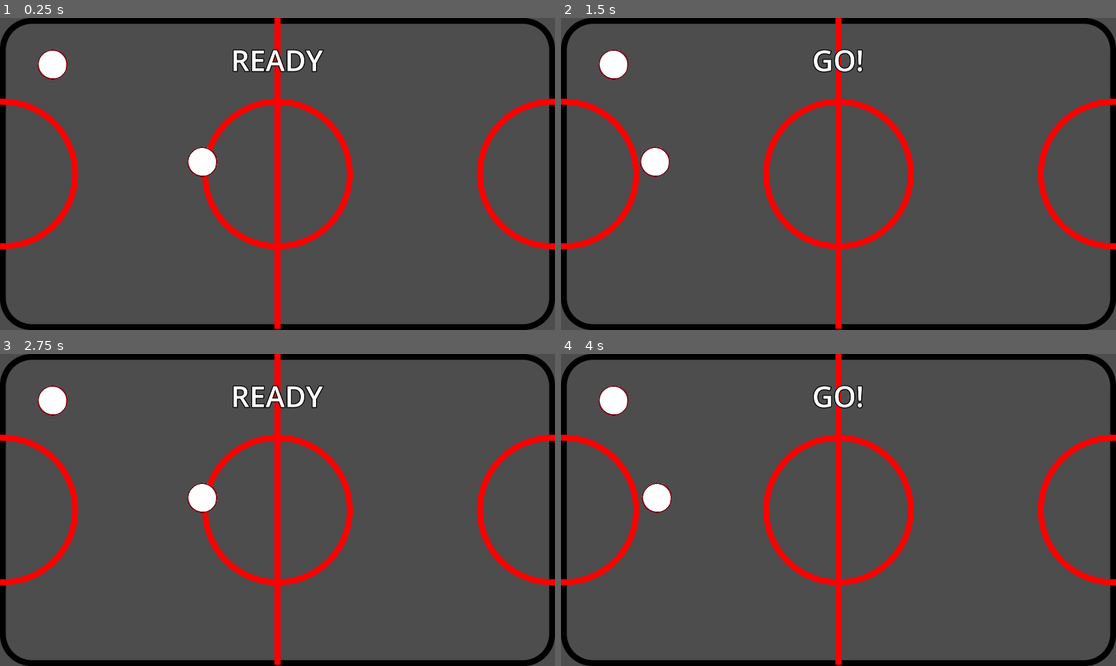
Above: before the commit, frames 1-4 (two rows, left to right).
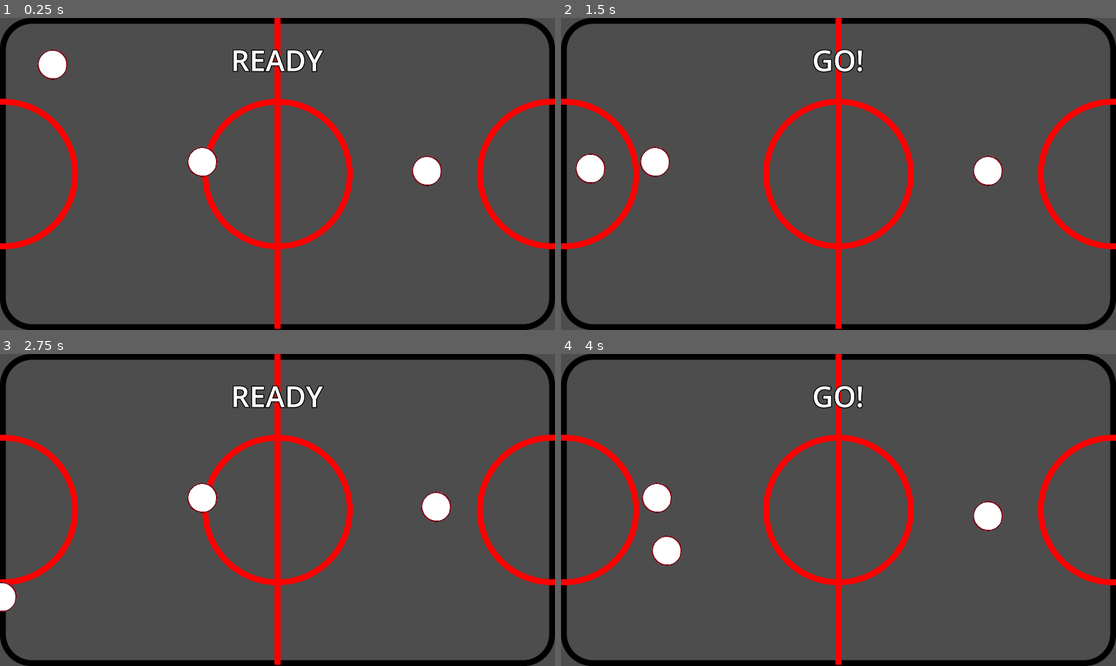
Above: after the commit, the same moments.

Repository: SingleArity/CoffeeTableAirHockey
Game: Godot game, scene res://Scenes/Game.tscn
The game is run twice, just before and just after one commit, with the same random seed, the same clock (stepped at 60 frames per second) and the same inputs.
Inputs:
- Up to frame 1 (0.25 s): no input
- Up to frame 2 (1.5 s): tap Enter (ui_accept) at 0.5, 0.77, 1.07 s; hold G (move_right, bound only after the commit) 0.53-1.28 s; hold J (power, bound only before the commit) 0.53-1.28 s; tap K (block, bound only after the commit) at 0.6 s; hold F (move_back, bound only after the commit) from 1.28 s (still down); tap J (power, bound only before the commit) at 1.35 s
- Up to frame 3 (2.75 s): tap Enter (ui_accept) at 1.52, 1.82 s; tap V (block_p2, bound only after the commit) at 1.55, 2.1 s; release F (move_back, bound only after the commit) at 2.03 s; hold G (move_right, bound only after the commit) from 2.03 s (still down); tap Down (move_back_p2, bound only after the commit) at 2.3 s
- Up to frame 4 (4 s): release G (move_right, bound only after the commit) at 2.78 s; hold R (move_forward, bound only after the commit) 2.78-3.53 s; tap Down (move_back_p2, bound only after the commit) at 2.85 s; tap Enter (ui_accept) at 3.02, 3.32, 3.77 s; tap Up (move_forward_p2, bound only after the commit) at 3.05, 3.6 s; hold D (move_left, bound only after the commit) from 3.53 s (still down); tap Left (move_left_p2, bound only after the commit) at 3.8 s

The runs differ from the first frame. In frame 1, 0.4% of the frame differs, in the area x 74-80%, y 44-54%; in frame 2, 1.2%, in the area x 2-80%, y 10-54%; in frame 3, 1.1%; in frame 4, 1.2%.

Commit message:
basic prototype 1 w/ input maps for controller input

Diff:
--- a/Scenes/Game.tscn
+++ b/Scenes/Game.tscn
@@ -137,6 +137,7 @@
 position = Vector2(182, 163)
 script = ExtResource("4_ru7yk")
 chevron_scene = ExtResource("7_f6tdj")
+max_x = 960
 
 [node name="AnimatedSprite2D" type="AnimatedSprite2D" parent="Mallet_P1"]
 sprite_frames = SubResource("SpriteFrames_iesco")
@@ -147,9 +148,34 @@
 [node name="Chevrons" type="Node2D" parent="Mallet_P1"]
 
 [node name="PowerTimer" type="Timer" parent="Mallet_P1"]
+wait_time = 0.5
 
 [node name="CooldownTimer" type="Timer" parent="Mallet_P1"]
 wait_time = 2.0
 
+[node name="Mallet_P2" type="AnimatableBody2D" parent="."]
+position = Vector2(1477, 531)
+script = ExtResource("4_ru7yk")
+chevron_scene = ExtResource("7_f6tdj")
+min_x = 960
+max_x = 1920
+player = 1
+
+[node name="AnimatedSprite2D" type="AnimatedSprite2D" parent="Mallet_P2"]
+sprite_frames = SubResource("SpriteFrames_iesco")
+
+[node name="CollisionShape2D" type="CollisionShape2D" parent="Mallet_P2"]
+shape = SubResource("CircleShape2D_xndx3")
+
+[node name="Chevrons" type="Node2D" parent="Mallet_P2"]
+
+[node name="PowerTimer" type="Timer" parent="Mallet_P2"]
+wait_time = 0.5
+
+[node name="CooldownTimer" type="Timer" parent="Mallet_P2"]
+wait_time = 2.0
+
 [connection signal="timeout" from="Mallet_P1/PowerTimer" to="Mallet_P1" method="_on_power_timer_timeout"]
 [connection signal="timeout" from="Mallet_P1/CooldownTimer" to="Mallet_P1" method="_on_cooldown_timer_timeout"]
+[connection signal="timeout" from="Mallet_P2/PowerTimer" to="Mallet_P2" method="_on_power_timer_timeout"]
+[connection signal="timeout" from="Mallet_P2/CooldownTimer" to="Mallet_P2" method="_on_cooldown_timer_timeout"]
--- a/Scripts/bounce_movement.gd
+++ b/Scripts/bounce_movement.gd
@@ -1,4 +1,6 @@
 extends Node2D
+
+const MAX_VELOCITY = 100
 
 var velocity = Vector2.ZERO
 var speed = 200
@@ -17,6 +19,9 @@
 	if collision_info:
 		velocity = velocity.bounce(collision_info.get_normal())
 
+func _integrate_forces(state):
+	state.linear_velocity = state.linear_velocity.limit_length(MAX_VELOCITY)
+
 func _start():
 	# Reset position and velocity when the game starts
 	var angle = PI # randf_range(0, 2 * PI)
--- a/Scripts/mallet.gd
+++ b/Scripts/mallet.gd
@@ -2,8 +2,14 @@
 
 const MOVE_SPEED_NORMAL = 8
 const MOVE_SPEED_POWER = 3
+const MAX_POWER_LVL = 5
 
 @export var chevron_scene: PackedScene
+
+@export var min_x: int
+@export var max_x: int
+
+@export var player: int
 
 var can_control = true
 var move_vertical = Input.get_joy_axis(0,JOY_AXIS_LEFT_X)
@@ -15,12 +21,23 @@
 var power_lvl = 0
 var spin
 
-var kb_input = false
+var kb_input = true
+
+var current_input_map
+#currently arrays, should be dicts, so we can just reference input by name
+var input_map_p1 = ["move_left","move_right","move_forward","move_back","power","block"]
+var input_map_p2 = ["move_right_p2","move_left_p2","move_back_p2","move_forward_p2","power_p2","block_p2"]
 
 # Called when the node enters the scene tree for the first time.
 func _ready() -> void:
+	if(player == 0):
+		current_input_map = input_map_p1
+	elif(player == 1):
+		current_input_map = input_map_p2
 	pass # Replace with function body.
 
+func _input(event: InputEvent) -> void:
+	print(event.device)
 
 # Called every frame. 'delta' is the elapsed time since the previous frame.
 func _process(delta: float) -> void:
@@ -30,19 +47,19 @@
 	move_vertical = Input.get_joy_axis(0,JOY_AXIS_LEFT_X)
 	move_horizontal = Input.get_joy_axis(0,JOY_AXIS_LEFT_Y)
 	if(kb_input):
-		move_vertical = Input.get_axis("move_left","move_right")
-		move_horizontal = Input.get_axis("move_forward","move_back")
+		move_vertical = Input.get_axis(current_input_map[0],current_input_map[1])
+		move_horizontal = Input.get_axis(current_input_map[2],current_input_map[3])
 
-	power_is_held = Input.is_action_pressed("power")
+	power_is_held = Input.is_action_pressed(current_input_map[4])
 	if(power_is_held):
 		current_move_speed = MOVE_SPEED_POWER
 	else:
 		current_move_speed = MOVE_SPEED_NORMAL
 
-	if(Input.is_action_just_pressed("power")):
+	if(Input.is_action_just_pressed(current_input_map[4])):
 		$PowerTimer.start()
 
-	if(Input.is_action_just_released("power")):
+	if(Input.is_action_just_released(current_input_map[4])):
 		if power_lvl > 0:
 			can_control = false
 			$CooldownTimer.wait_time = .3
@@ -57,8 +74,12 @@
 	#print("y: ", move_horizontal)
 
 func _physics_process(delta: float) -> void:
+	var move_amt = Vector2(move_horizontal * -1, move_vertical) * current_move_speed
+	var oob = outside_move_boundaries(move_amt)
+	if(!oob):
+		#actually move if not out of bounds
+		global_position += Vector2(move_horizontal * -1, move_vertical) * current_move_speed
 
-	global_position += Vector2(move_horizontal * -1, move_vertical) * current_move_speed
 	var move_vector = Vector2(move_horizontal * -1, move_vertical)
 	#var angle = move_vector.angle_to(Vector2(1,0))
 	var angle = rad_to_deg(move_vector.angle())
@@ -67,11 +88,19 @@
 	#print(angle)
 	$Chevrons.rotation_degrees = angle
 
+func outside_move_boundaries(move_amount):
+	if((global_position + move_amount).x > max_x ||
+	(global_position + move_amount).x < min_x ||
+	(global_position + move_amount).y < 0 ||
+	(global_position + move_amount).y > 1080):
+		return true
+
 func _on_power_timer_timeout() -> void:
-	var chev = chevron_scene.instantiate()
-	$Chevrons.add_child(chev)
-	chev.offset.x = 80 + (40 * power_lvl)
-	power_lvl += 1
+	if(power_lvl < MAX_POWER_LVL):
+		var chev = chevron_scene.instantiate()
+		$Chevrons.add_child(chev)
+		chev.offset.x = 80 + (40 * power_lvl)
+		power_lvl += 1
 
 func _on_cooldown_timer_timeout() -> void:
 	can_control = true
--- a/Scripts/signal_bus.gd
+++ b/Scripts/signal_bus.gd
@@ -11,12 +11,12 @@
 
 # Function to emit the start_play signal
 func emit_start_play() -> void:
-    emit_signal("start_play")
+	emit_signal("start_play")
 
 # Function to emit the score_updated signal
 func emit_score_updated(player_id: int) -> void:
-    emit_signal("score_updated", player_id)
+	emit_signal("score_updated", player_id)
 
 # Function to emit the lock_player signal
 func emit_lock_player(locked: bool) -> void:
-    emit_signal("lock_player", locked)
+	emit_signal("lock_player", locked)
--- a/project.godot
+++ b/project.godot
@@ -26,35 +26,75 @@
 
 [input]
 
+ui_accept={
+"deadzone": 0.5,
+"events": [Object(InputEventKey,"resource_local_to_scene":false,"resource_name":"","device":0,"window_id":0,"alt_pressed":false,"shift_pressed":false,"ctrl_pressed":false,"meta_pressed":false,"pressed":false,"keycode":4194309,"physical_keycode":0,"key_label":0,"unicode":0,"location":0,"echo":false,"script":null)
+, Object(InputEventKey,"resource_local_to_scene":false,"resource_name":"","device":0,"window_id":0,"alt_pressed":false,"shift_pressed":false,"ctrl_pressed":false,"meta_pressed":false,"pressed":false,"keycode":4194310,"physical_keycode":0,"key_label":0,"unicode":0,"location":0,"echo":false,"script":null)
+, Object(InputEventKey,"resource_local_to_scene":false,"resource_name":"","device":0,"window_id":0,"alt_pressed":false,"shift_pressed":false,"ctrl_pressed":false,"meta_pressed":false,"pressed":false,"keycode":32,"physical_keycode":0,"key_label":0,"unicode":32,"location":0,"echo":false,"script":null)
+, Object(InputEventKey,"resource_local_to_scene":false,"resource_name":"","device":-1,"window_id":0,"alt_pressed":false,"shift_pressed":false,"ctrl_pressed":false,"meta_pressed":false,"pressed":false,"keycode":0,"physical_keycode":69,"key_label":0,"unicode":101,"location":0,"echo":false,"script":null)
+, Object(InputEventKey,"resource_local_to_scene":false,"resource_name":"","device":-1,"window_id":0,"alt_pressed":false,"shift_pressed":false,"ctrl_pressed":false,"meta_pressed":false,"pressed":false,"keycode":0,"physical_keycode":50,"key_label":0,"unicode":50,"location":0,"echo":false,"script":null)
+]
+}
 move_left={
 "deadzone": 0.5,
-"events": [Object(InputEventKey,"resource_local_to_scene":false,"resource_name":"","device":0,"window_id":0,"alt_pressed":false,"shift_pressed":false,"ctrl_pressed":false,"meta_pressed":false,"pressed":false,"keycode":0,"physical_keycode":65,"key_label":0,"unicode":0,"location":0,"echo":false,"script":null)
+"events": [Object(InputEventKey,"resource_local_to_scene":false,"resource_name":"","device":-1,"window_id":0,"alt_pressed":false,"shift_pressed":false,"ctrl_pressed":false,"meta_pressed":false,"pressed":false,"keycode":0,"physical_keycode":68,"key_label":0,"unicode":100,"location":0,"echo":false,"script":null)
 ]
 }
 move_right={
 "deadzone": 0.5,
-"events": [Object(InputEventKey,"resource_local_to_scene":false,"resource_name":"","device":0,"window_id":0,"alt_pressed":false,"shift_pressed":false,"ctrl_pressed":false,"meta_pressed":false,"pressed":false,"keycode":0,"physical_keycode":68,"key_label":0,"unicode":0,"location":0,"echo":false,"script":null)
+"events": [Object(InputEventKey,"resource_local_to_scene":false,"resource_name":"","device":-1,"window_id":0,"alt_pressed":false,"shift_pressed":false,"ctrl_pressed":false,"meta_pressed":false,"pressed":false,"keycode":0,"physical_keycode":71,"key_label":0,"unicode":103,"location":0,"echo":false,"script":null)
 ]
 }
 move_forward={
 "deadzone": 0.5,
-"events": [Object(InputEventKey,"resource_local_to_scene":false,"resource_name":"","device":0,"window_id":0,"alt_pressed":false,"shift_pressed":false,"ctrl_pressed":false,"meta_pressed":false,"pressed":false,"keycode":0,"physical_keycode":87,"key_label":0,"unicode":0,"location":0,"echo":false,"script":null)
+"events": [Object(InputEventKey,"resource_local_to_scene":false,"resource_name":"","device":-1,"window_id":0,"alt_pressed":false,"shift_pressed":false,"ctrl_pressed":false,"meta_pressed":false,"pressed":false,"keycode":0,"physical_keycode":82,"key_label":0,"unicode":114,"location":0,"echo":false,"script":null)
 ]
 }
 move_back={
 "deadzone": 0.5,
-"events": [Object(InputEventKey,"resource_local_to_scene":false,"resource_name":"","device":0,"window_id":0,"alt_pressed":false,"shift_pressed":false,"ctrl_pressed":false,"meta_pressed":false,"pressed":false,"keycode":0,"physical_keycode":83,"key_label":0,"unicode":0,"location":0,"echo":false,"script":null)
+"events": [Object(InputEventKey,"resource_local_to_scene":false,"resource_name":"","device":-1,"window_id":0,"alt_pressed":false,"shift_pressed":false,"ctrl_pressed":false,"meta_pressed":false,"pressed":false,"keycode":0,"physical_keycode":70,"key_label":0,"unicode":102,"location":0,"echo":false,"script":null)
 ]
 }
 power={
 "deadzone": 0.5,
 "events": [Object(InputEventJoypadButton,"resource_local_to_scene":false,"resource_name":"","device":0,"button_index":2,"pressure":0.0,"pressed":false,"script":null)
-, Object(InputEventKey,"resource_local_to_scene":false,"resource_name":"","device":0,"window_id":0,"alt_pressed":false,"shift_pressed":false,"ctrl_pressed":false,"meta_pressed":false,"pressed":false,"keycode":0,"physical_keycode":74,"key_label":0,"unicode":0,"location":0,"echo":false,"script":null)
+, Object(InputEventKey,"resource_local_to_scene":false,"resource_name":"","device":-1,"window_id":0,"alt_pressed":false,"shift_pressed":false,"ctrl_pressed":false,"meta_pressed":false,"pressed":false,"keycode":0,"physical_keycode":83,"key_label":0,"unicode":115,"location":0,"echo":false,"script":null)
 ]
 }
 block={
 "deadzone": 0.5,
-"events": []
+"events": [Object(InputEventKey,"resource_local_to_scene":false,"resource_name":"","device":0,"window_id":0,"alt_pressed":false,"shift_pressed":false,"ctrl_pressed":false,"meta_pressed":false,"pressed":false,"keycode":0,"physical_keycode":75,"key_label":0,"unicode":0,"location":0,"echo":false,"script":null)
+]
+}
+power_p2={
+"deadzone": 0.5,
+"events": [Object(InputEventKey,"resource_local_to_scene":false,"resource_name":"","device":-1,"window_id":0,"alt_pressed":false,"shift_pressed":false,"ctrl_pressed":false,"meta_pressed":false,"pressed":false,"keycode":0,"physical_keycode":78,"key_label":0,"unicode":110,"location":0,"echo":false,"script":null)
+]
+}
+move_left_p2={
+"deadzone": 0.5,
+"events": [Object(InputEventKey,"resource_local_to_scene":false,"resource_name":"","device":0,"window_id":0,"alt_pressed":false,"shift_pressed":false,"ctrl_pressed":false,"meta_pressed":false,"pressed":false,"keycode":0,"physical_keycode":4194319,"key_label":0,"unicode":0,"location":0,"echo":false,"script":null)
+]
+}
+move_right_p2={
+"deadzone": 0.5,
+"events": [Object(InputEventKey,"resource_local_to_scene":false,"resource_name":"","device":0,"window_id":0,"alt_pressed":false,"shift_pressed":false,"ctrl_pressed":false,"meta_pressed":false,"pressed":false,"keycode":0,"physical_keycode":4194321,"key_label":0,"unicode":0,"location":0,"echo":false,"script":null)
+]
+}
+move_forward_p2={
+"deadzone": 0.5,
+"events": [Object(InputEventKey,"resource_local_to_scene":false,"resource_name":"","device":0,"window_id":0,"alt_pressed":false,"shift_pressed":false,"ctrl_pressed":false,"meta_pressed":false,"pressed":false,"keycode":0,"physical_keycode":4194320,"key_label":0,"unicode":0,"location":0,"echo":false,"script":null)
+]
+}
+move_back_p2={
+"deadzone": 0.5,
+"events": [Object(InputEventKey,"resource_local_to_scene":false,"resource_name":"","device":0,"window_id":0,"alt_pressed":false,"shift_pressed":false,"ctrl_pressed":false,"meta_pressed":false,"pressed":false,"keycode":0,"physical_keycode":4194322,"key_label":0,"unicode":0,"location":0,"echo":false,"script":null)
+]
+}
+block_p2={
+"deadzone": 0.5,
+"events": [Object(InputEventKey,"resource_local_to_scene":false,"resource_name":"","device":-1,"window_id":0,"alt_pressed":false,"shift_pressed":false,"ctrl_pressed":false,"meta_pressed":false,"pressed":false,"keycode":0,"physical_keycode":86,"key_label":0,"unicode":118,"location":0,"echo":false,"script":null)
+]
 }
 
 [rendering]
Not shown, added: export_presets.cfg
